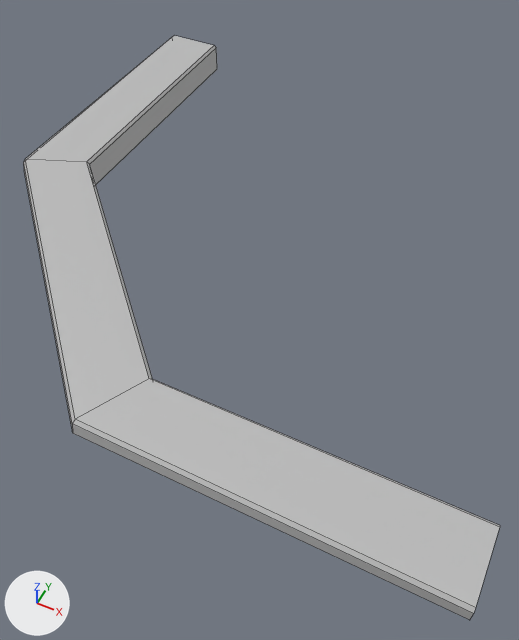
Two versions of the FBX model SteetsOfPestilence/Assets/ART/MODELS/Geo_NarrowRoadCurb_OuterCorner_01.fbx, one commit apart.
Before and after are seen from a 50 mm camera at (-0.25, -1.45, 2.56) aimed at (-1.37, 0.79, -0.24). Lighting does not change. The marker at lower left points along +X, +Y and +Z. Mesh edges are drawn as thin lines. Where no turn or scale is listed for an object, it has been applied to the vertices.

The older version as bpy lines, for what is in view:
```python
me_mesh = bpy.data.meshes.new('Mesh')
me_mesh.from_pydata(...)  # 24 vertices, 15 faces; spans x -2.95..0.0, y -0.35..2.6, z 0.0..0.17
me_mesh.materials.append(mat_lambert1)  # grey #bcbcbc
ob_geo_narrowroadcurb_outercorner_01 = bpy.data.objects.new('Geo_NarrowRoadCurb_OuterCorner_01', me_mesh)
ob_geo_narrowroadcurb_outercorner_01.location = (0.0, 0.0, -0.034)
```
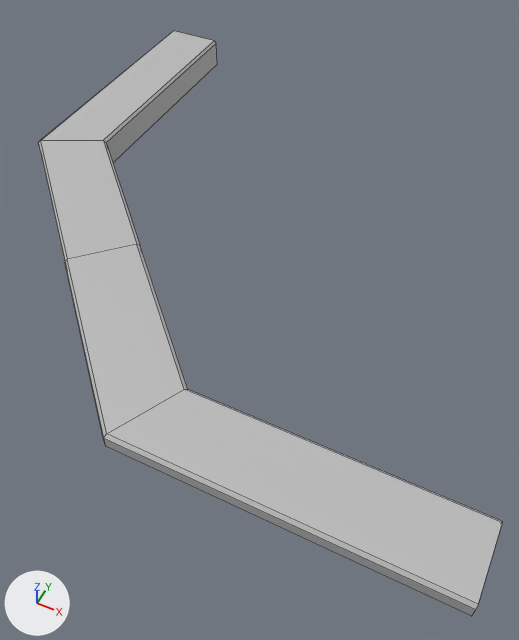
Boxes [x1, y1, x2, y2] around the edits, measured in the pictures (519 x 640 px):
'Geo_NarrowRoadCurb_OuterCorner_01', reshaped, moved: before [24, 36, 500, 620]; after [38, 31, 502, 616]
part 1 of me_mesh, built on: before [24, 159, 152, 432]; after [38, 141, 187, 438]

The change, as a diff of the scene's bpy script:
```diff
--- a/SteetsOfPestilence/Assets/ART/MODELS/Geo_NarrowRoadCurb_OuterCorner_01.fbx.py
+++ b/SteetsOfPestilence/Assets/ART/MODELS/Geo_NarrowRoadCurb_OuterCorner_01.fbx.py
@@ me_mesh @@
 # used by ob_geo_narrowroadcurb_outercorner_01; location = (0.0, 0.0, -0.034)
-me_mesh.from_pydata(...)  # 24 vertices, 15 faces; spans x -2.95..0.0, y -0.35..2.6, z 0.0..0.17
+me_mesh.from_pydata(...)  # 30 vertices, 20 faces; spans x -2.95..0.0, y -0.35..2.6, z 0.0..0.17
+# me_mesh part 1
+# 5 faces are deleted
+# 12 vertices move from x -2.95..-1.48, y -0.34..1.12, z 0.0..0.17 to x -2.95..-1.3, y -0.35..1.3, z 0.0..0.17
+# 6 vertices are added at (-1.95, 0.65, 0.0), (-1.95, 0.65, 0.16), (-1.96, 0.64, 0.17), (-2.2, 0.4, 0.17), (-2.21, 0.39, 0.16), (-2.21, 0.39, 0.09)
+# 10 new faces join them
 me_mesh.materials.append(mat_lambert1)
@@ ob_geo_narrowroadcurb_outercorner_01 @@
 ob_geo_narrowroadcurb_outercorner_01 = bpy.data.objects.new('Geo_NarrowRoadCurb_OuterCorner_01', me_mesh)
-ob_geo_narrowroadcurb_outercorner_01.location = (0.0, 0.0, -0.034)
+ob_geo_narrowroadcurb_outercorner_01.location = (0.0, 0.0, 0.0)
```
